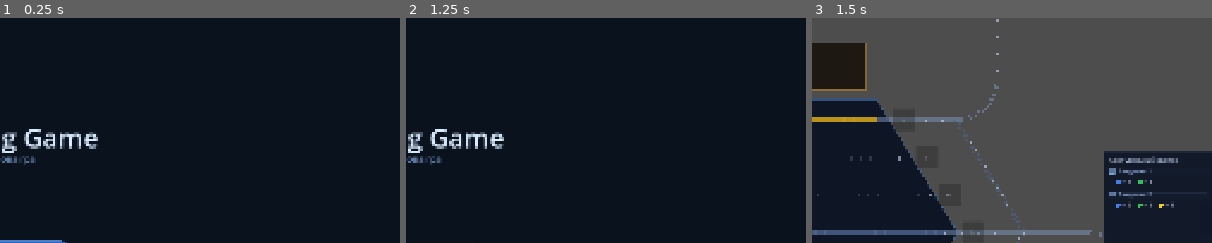
Above: before the commit, frames 1-3 (left to right).
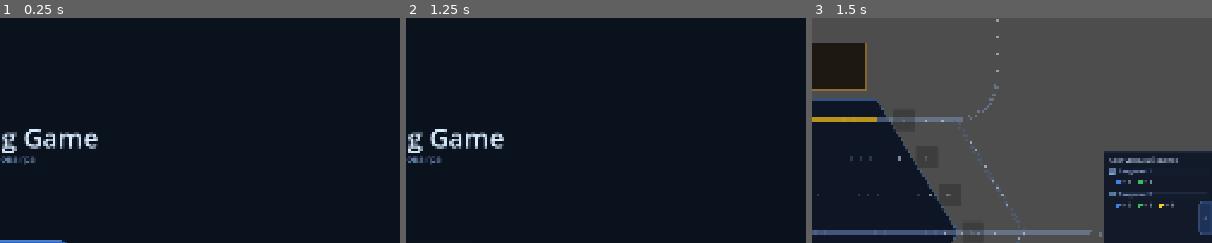
Above: after the commit, the same moments.

Repository: Fenimors99/shunting-game
Game: Godot game, scene res://scenes/LoginScreen.tscn
The game is run twice, just before and just after one commit, with the same random seed, the same clock (stepped at 60 frames per second) and the same inputs.
Inputs:
- Up to frame 1 (0.25 s): no input
- Up to frame 2 (1.25 s): click "Увійти через Google" at 0.5 s
- Up to frame 3 (1.5 s): tap Enter at 1.25 s
The pictures show only the part of the screen within x 50-100%, y 6-56%; the shares and areas given below are measured in that part.

Frames 1-2 are identical in both runs. In frame 3, 0.5% of the frame differs, in the area x 96-100%, y 81-97%.

Commit message:
fix(ui): TaskToggleButton z_index=2 — above TaskPanel

Diff:
--- a/scripts/TaskPanel.gd
+++ b/scripts/TaskPanel.gd
@@ -27,7 +27,8 @@
 # btn   — кнопка-тоггл, оголошена в сцені як сиблінг (не дочірній вузол панелі)
 func init(tm: TaskManager, btn: Button) -> void:
 	_task_manager = tm
-	_toggle_btn   = btn
+	_toggle_btn          = btn
+	_toggle_btn.z_index  = 2  # поверх панелі (z=1)
 	_task_manager.task_completed.connect(func(_i): queue_redraw())
 	_apply_toggle_style()
 	_toggle_btn.pressed.connect(_toggle)
